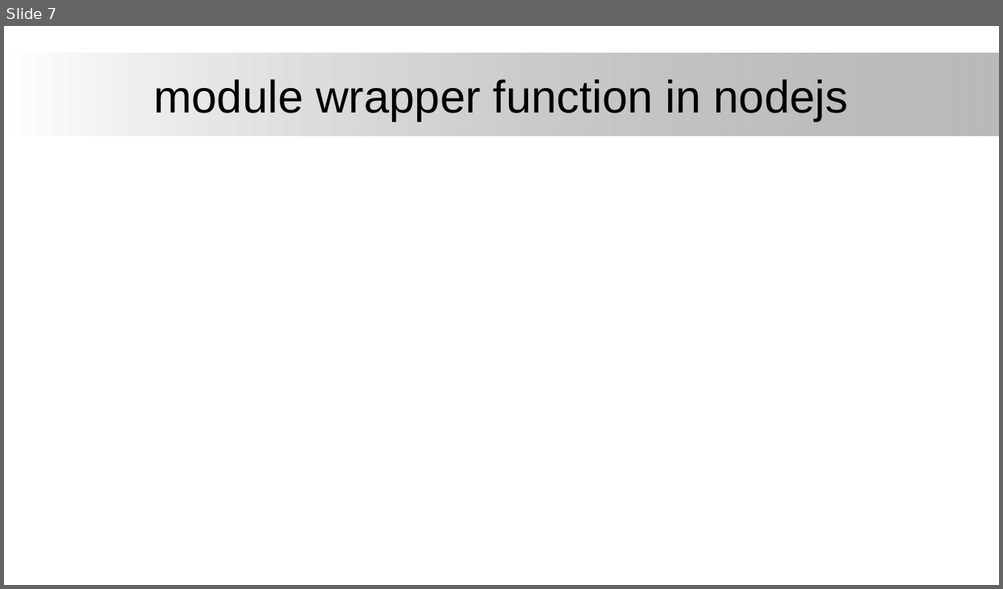
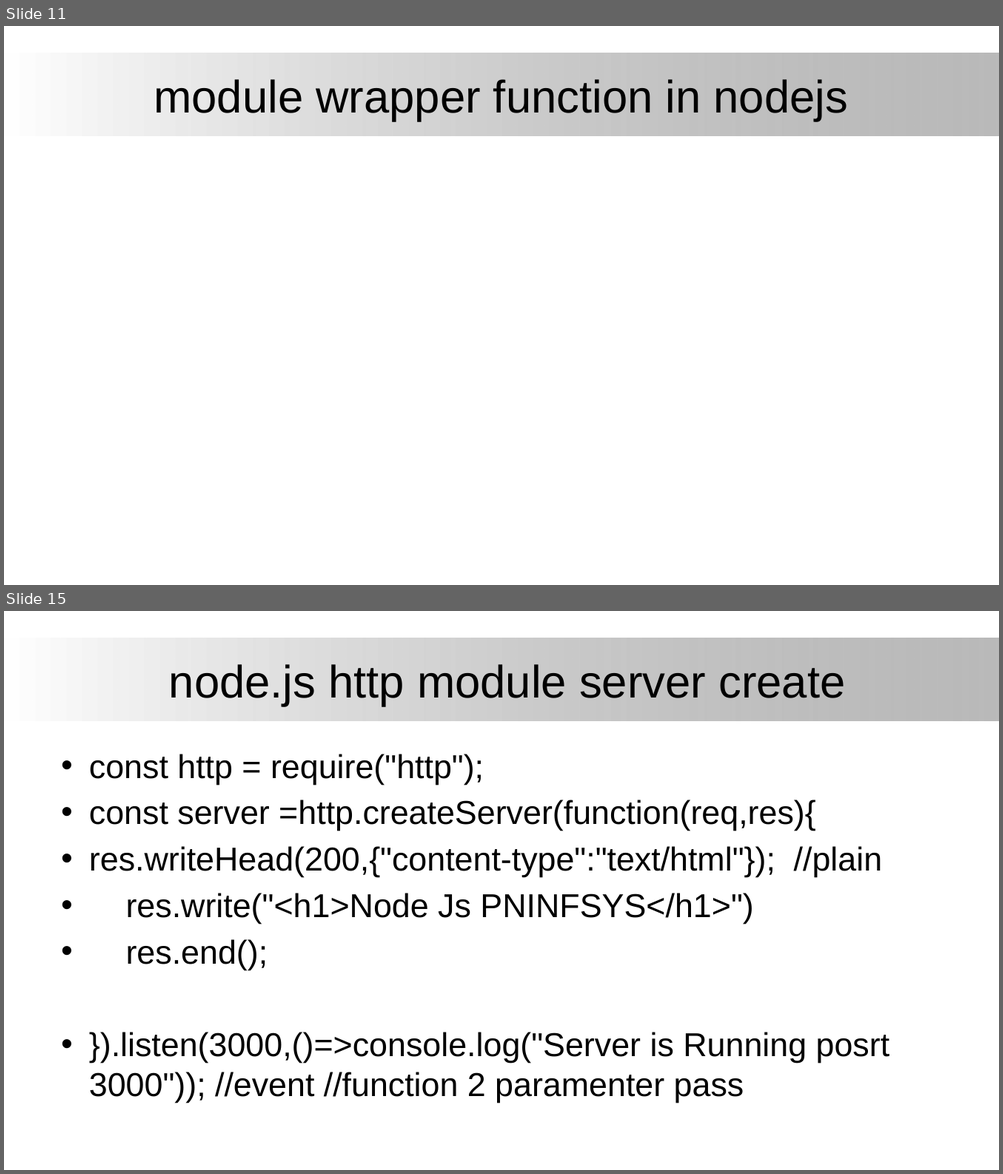
Before and after one commit to firstmentor/nodejs, a slide deck: Node Js.pptx. Shown one above the other, each under a label of ours: slide 7 before the commit, slides 11 and 15 after it; the slides between them are not shown. The pictures are 1003x589 and 1003x1174 pixels, drawn with LibreOffice and Linux fonts; fonts in the diff are those of the drawing; background and template pictures are left out. Boxes give left, top, right and bottom in pixels: in the first picture for what was removed or moved away, otherwise in the second. Text is boxed around its words. In the diff, an @@ line names an element or a change of style, - is before the commit and + after.

```diff
--- a/Node Js.pptx
+++ b/Node Js.pptx
@@ slide 15 added at (4, 611, 999, 1170), background #FFFFFF; not listed: 1 template element that a slide beside it also shows @@
@@ title added at (169, 664, 845, 706), 44 pt, text #000000 @@
+node.js http module server create
@@ text added at (89, 754, 890, 1103), 32 pt, text #000000 @@
+• const http = require("http");
+• const server =http.createServer(function(req,res){
+• res.writeHead(200,{"content-type":"text/html"}); //plain
+• res.write("<h1>Node Js PNINFSYS</h1>")
+• res.end();
+• }).listen(3000,()=>console.log("Server is Running posrt 3000")); //event //function 2 paramenter pass
@@ what was slide 7 is now slide 11 @@
```
Also in this commit, not shown: 12 other slides added, 11 other files.
